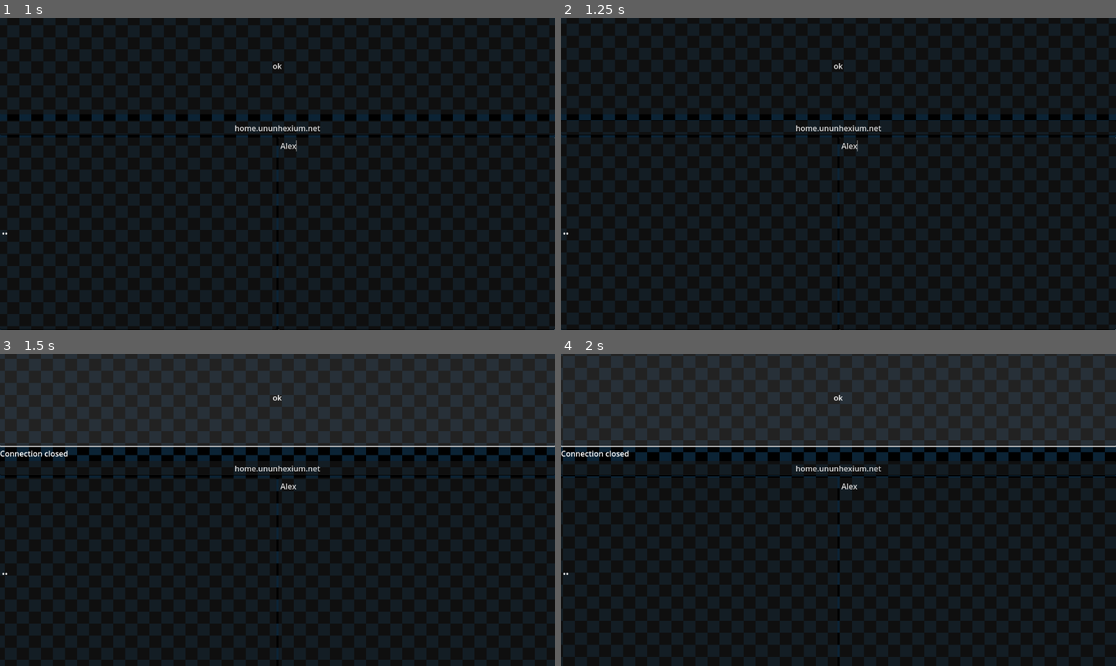
Above: before the commit, frames 1-4 (two rows, left to right).
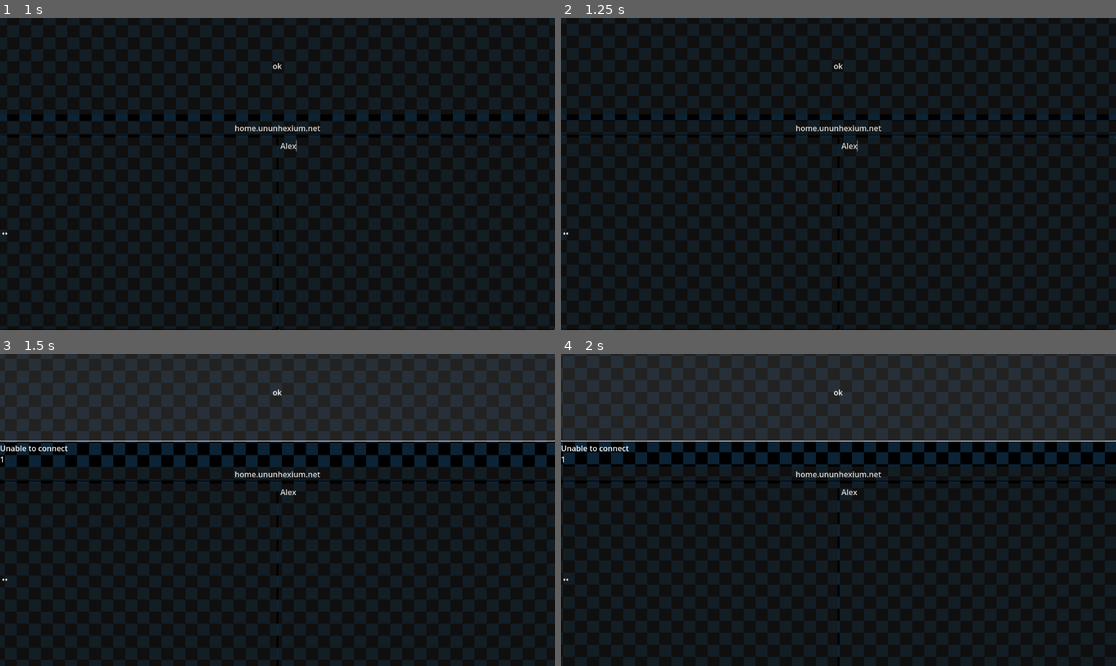
Above: after the commit, the same moments.

Repository: nate-telecomm/cosmoscolonies
Game: Godot game, scene res://login.tscn
Same seed, same stepped clock (60 frames per second), same inputs: the game is played once before the commit and once after it. Video files are missing from this copy of the repository; at most half a second of black plays in their place. Sound files missing from this copy of the repository are replaced by a short silence.
Inputs (mouse positions are in pixels of both pictures, inside the frame that each line leads up to):
- Up to frame 1 (1 s): click (138, 233) at 0.52 s; type "12" at 0.6 s; click (416, 233) at 0.75 s; type "Alex" at 0.83 s
- Up to frame 2 (1.25 s): no input
- Up to frame 3 (1.5 s): click "ok" at 1.25 s
- Up to frame 4 (2 s): no input

Frames 1-2 are identical in both runs. In frame 3, 2.9% of the frame differs, in the area x 0-100%, y 11-73%; in frame 4, 2.9%.

Commit message:
the misl is simg now

Diff:
--- a/mislHUD.gd
+++ b/mislHUD.gd
@@ -137,7 +137,6 @@
 			if progress_completed and selected and can_fire:
 				Plne.PlaySFX("fire")
 				emit_signal("target_acquired", target_object)
-				print("Missile fired at object: ", target_object)
 				can_fire = false
 
 			progress_timer = 0.0
--- a/mislProjectile.gd
+++ b/mislProjectile.gd
@@ -2,6 +2,8 @@
 
 @export var TargetObject: Node
 @export var thrust: float = 1.0
+@export var shake_radius: float = 15.0
+@export var shake_intensity: float = 5000.0
 
 func _ready() -> void:
 	if not TargetObject:
@@ -10,19 +12,40 @@
 	add_to_group("movable")
 
 func _physics_process(delta: float) -> void:
-	thrust += delta*10
+	thrust += delta * 10
 	if not TargetObject or not is_instance_valid(TargetObject):
 		queue_free()
 		return
 
 	look_at(TargetObject.global_transform.origin, Vector3.UP)
-
 	var forward = -global_transform.basis.z
 	apply_central_force(forward * thrust)
 
-func _on_body_entered(body: Node) -> void:
+func detonate():
+	self.freeze = true
+	$CPUParticles3D.hide()
+	$CollisionShape3D.hide()
+	$CPUParticles3D2.show()
+	$CPUParticles3D3.show()
+	$CPUParticles3D2.emitting = true
+	$CPUParticles3D3.emitting = true
+
+	_trigger_screen_shake()
+
+	await get_tree().create_timer(35).timeout
+	queue_free()
+
+func _on_area_3d_body_entered(body: Node3D) -> void:
+	if body == TargetObject:
+		print("Misl Hit Target Object: ", TargetObject)
+	else:
+		print("Misl Hit: ", body)
 	detonate()
 
-func detonate():
-	self.freeze = true
-	$CPUParticles3D2.show()
+func _trigger_screen_shake():
+	for node in get_tree().get_nodes_in_group("player"):
+		if node is Node3D:
+			var distance = global_position.distance_to(node.global_position)
+			if distance <= shake_radius:
+				Plne.ScreenShake(shake_intensity)
+				print("Shake triggered for player within", distance, "m")
--- a/mislProjectile.tscn
+++ b/mislProjectile.tscn
@@ -47,21 +47,32 @@
 albedo_color = Color(1, 0.34509805, 0, 1)
 emission_enabled = true
 emission = Color(1, 0.34509805, 0, 1)
-emission_energy_multiplier = 1600000.0
+emission_energy_multiplier = 160.0
 
 [sub_resource type="SphereMesh" id="SphereMesh_i4eb8"]
 material = SubResource("StandardMaterial3D_h6lot")
-radius = 1000.0
-height = 2000.0
+radius = 0.1
+height = 0.2
 
 [sub_resource type="Curve" id="Curve_h6lot"]
 _limits = [0.0, 0.7, 0.0, 1.0]
-_data = [Vector2(0, 0.19101131), 0.0, 0.0, 0, 0, Vector2(1, 0.7), 0.0, 0.0, 0, 0]
+_data = [Vector2(0, 0.7), 0.0, 0.0, 0, 0, Vector2(1, 0.7), 0.0, 0.0, 0, 0]
 point_count = 2
 
 [sub_resource type="Curve" id="Curve_m3gwk"]
 _data = [Vector2(0, 1), 0.0, 0.0, 0, 0, Vector2(0.75000006, 1), 0.0, 0.0, 0, 0, Vector2(1, 0), 0.0, 0.0, 0, 0]
 point_count = 3
+
+[sub_resource type="SphereMesh" id="SphereMesh_h6lot"]
+material = SubResource("StandardMaterial3D_h6lot")
+
+[sub_resource type="Curve" id="Curve_cc1ap"]
+_data = [Vector2(0, 0.49438208), 0.0, 0.0, 0, 0, Vector2(0.0058139563, 1), 0.0, 0.0, 0, 0]
+point_count = 2
+
+[sub_resource type="CapsuleShape3D" id="CapsuleShape3D_i4eb8"]
+radius = 0.001
+height = 0.01
 
 [node name="mislProjectile" type="RigidBody3D"]
 gravity_scale = 0.0
@@ -117,7 +128,8 @@
 
 [node name="CPUParticles3D2" type="CPUParticles3D" parent="."]
 visible = false
-amount = 1000
+emitting = false
+amount = 250
 lifetime = 25.0
 one_shot = true
 explosiveness = 1.0
@@ -126,10 +138,34 @@
 mesh = SubResource("SphereMesh_i4eb8")
 spread = 180.0
 gravity = Vector3(0, 0, 0)
-initial_velocity_min = 0.75
-initial_velocity_max = 0.8
+initial_velocity_max = 10.0
 linear_accel_min = -15.0
 linear_accel_curve = SubResource("Curve_h6lot")
 scale_amount_curve = SubResource("Curve_m3gwk")
 
+[node name="CPUParticles3D3" type="CPUParticles3D" parent="."]
+visible = false
+emitting = false
+amount = 150
+lifetime = 35.0
+one_shot = true
+explosiveness = 1.0
+mesh = SubResource("SphereMesh_h6lot")
+spread = 180.0
+gravity = Vector3(0, 0, 0)
+initial_velocity_min = 0.2
+initial_velocity_max = 5.0
+linear_accel_min = -25.0
+linear_accel_max = -25.0
+linear_accel_curve = SubResource("Curve_cc1ap")
+scale_amount_curve = SubResource("Curve_m3gwk")
+
+[node name="Area3D" type="Area3D" parent="."]
+transform = Transform3D(1, 0, 0, 0, -4.371139e-08, 1, 0, -1, -4.371139e-08, 0, 0, 0)
+
+[node name="CollisionShape3D" type="CollisionShape3D" parent="Area3D"]
+transform = Transform3D(1, 0, 0, 0, 1, 0, 0, 0, 1, 0, 0.022, 0)
+shape = SubResource("CapsuleShape3D_i4eb8")
+
 [connection signal="body_entered" from="." to="." method="_on_body_entered"]
+[connection signal="body_entered" from="Area3D" to="." method="_on_area_3d_body_entered"]
--- a/player-movement.gd
+++ b/player-movement.gd
@@ -33,6 +33,7 @@
 	return get_node("Rocket").get_node("Engine")
 
 func _ready() -> void:
+	add_to_group("player")
 	if not MislHud.is_connected("target_acquired", fire_missile):
 		MislHud.connect("target_acquired", fire_missile)
 
@@ -154,10 +155,11 @@
 		print("Origin shifted by: ", offset)
 
 func fire_missile(TargetObject: Node):
-
+	Plne.ScreenShake(50, camera1 if isFirst else camera2)
 	var IMisl = Misl.instantiate()
 	IMisl.TargetObject = TargetObject
 	IMisl.position = self.position + Vector3(0,0.1,0)
 	Root.add_child(IMisl)
+	print("Missile fired at object: ", IMisl.TargetObject)
 	print("Misl Parent: ", IMisl.get_parent())
 	print("Misl Target: ", IMisl.TargetObject)
--- a/plne/plne.gd
+++ b/plne/plne.gd
@@ -1,6 +1,21 @@
 extends Node
 
 var active_sfx: Dictionary = {}
+
+@export var decay = 0.8
+@export var max_offset = Vector3(0.5, 0.5, 0.5)
+@export var max_roll = 0.1
+@export var trauma_power = 2
+@export var shake_lerp_speed = 10.0 # How fast the shake lerps (higher = snappier)
+
+var camera: Camera3D
+var trauma = 0.0
+var noise = FastNoiseLite.new()
+
+var _original_pos: Vector3
+var _original_rot: Vector3
+var _current_shake_pos: Vector3 = Vector3.ZERO
+var _current_shake_rot: Vector3 = Vector3.ZERO
 
 func PlaySFX(sound: String, check: bool = true):
 	var path = "res://assets/audio/" + sound + ".ogg"
@@ -17,9 +32,9 @@
 	add_child(audioPlayer)
 	if check:
 		active_sfx[path] = audioPlayer
-		audioPlayer.connect("finished", Callable(self, "_on_audio_finished").bind(path))
+		audioPlayer.finished.connect(_on_audio_finished.bind(path))
 	else:
-		audioPlayer.connect("finished", Callable(func():audioPlayer.queue_free()))
+		audioPlayer.finished.connect(func(): audioPlayer.queue_free())
 
 	audioPlayer.play()
 
@@ -29,3 +44,55 @@
 		active_sfx.erase(path)
 		if is_instance_valid(audioPlayer):
 			audioPlayer.queue_free()
+
+func ScreenShake(intensity: float, target_camera: Camera3D = null):
+	if target_camera:
+		camera = target_camera
+		_original_pos = camera.position
+		_original_rot = camera.rotation
+	trauma = min(trauma + intensity, 1.0)
+
+func _ready() -> void:
+	noise.seed = randi()
+	noise.noise_type = FastNoiseLite.TYPE_SIMPLEX
+
+	camera = get_viewport().get_camera_3d()
+	if camera:
+		_original_pos = camera.position
+		_original_rot = camera.rotation
+
+func _process(delta):
+	#camera = get_viewport().get_camera_3d()
+	if not camera:
+		return
+
+	if trauma > 0:
+		trauma = max(trauma - decay * delta, 0)
+		shake(delta)
+	else:
+		_current_shake_pos = _current_shake_pos.lerp(Vector3.ZERO, delta * shake_lerp_speed)
+		_current_shake_rot = _current_shake_rot.lerp(Vector3.ZERO, delta * shake_lerp_speed)
+		camera.position = _original_pos + _current_shake_pos
+		camera.rotation = _original_rot + _current_shake_rot
+
+func shake(delta):
+	var amount = pow(trauma, trauma_power)
+	var time = float(Time.get_ticks_msec()) / 100.0
+
+	var target_offset = Vector3(
+		noise.get_noise_2d(noise.seed, time) * max_offset.x * amount,
+		noise.get_noise_2d(noise.seed + 100, time) * max_offset.y * amount,
+		noise.get_noise_2d(noise.seed + 200, time) * max_offset.z * amount
+	)
+
+	var target_rot = Vector3(
+		noise.get_noise_2d(noise.seed + 300, time) * max_roll * amount,
+		noise.get_noise_2d(noise.seed + 400, time) * max_roll * amount,
+		noise.get_noise_2d(noise.seed + 500, time) * max_roll * amount
+	)
+
+	_current_shake_pos = _current_shake_pos.lerp(target_offset, delta * shake_lerp_speed)
+	_current_shake_rot = _current_shake_rot.lerp(target_rot, delta * shake_lerp_speed)
+
+	camera.position = _original_pos + _current_shake_pos
+	camera.rotation = _original_rot + _current_shake_rot
Not shown: 1 places in mislProjectile.tscn that only renumber resources
